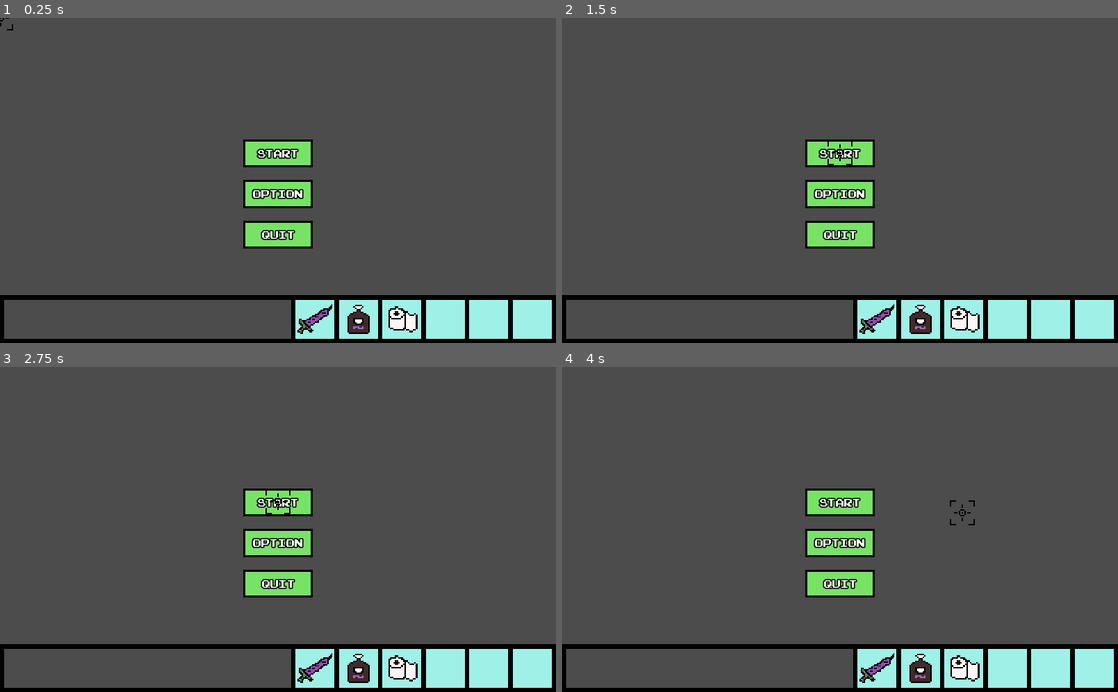
Above: before the commit, frames 1-4 (two rows, left to right).
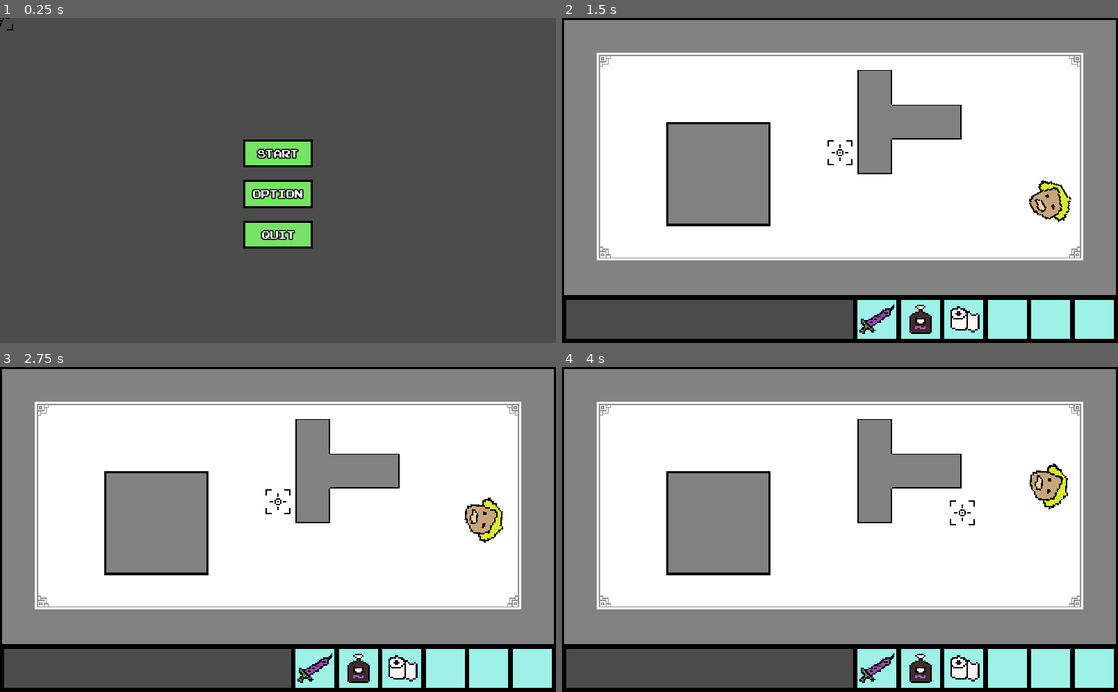
Above: after the commit, the same moments.

Repository: henryliuser/gmtk20
Game: Godot game, scene res://Menu.tscn
Same seed, same stepped clock (60 frames per second), same inputs: the game is played once before the commit and once after it.
Inputs (mouse positions are in pixels of both pictures, inside the frame that each line leads up to):
- Up to frame 1 (0.25 s): no input
- Up to frame 2 (1.5 s): click (840, 154) at 0.5 s; click (840, 154) at 1.27 s
- Up to frame 3 (2.75 s): click (278, 503) at 2.02 s
- Up to frame 4 (4 s): click (840, 542) at 2.77 s; move the mouse to (962, 513) at 3.52 s; hold \ (d_frame_advance) from 3.53 s (still down); click (962, 513) at 3.67 s

The runs differ from the first frame. In frame 1, 8.6% of the frame differs, in the area x 0-100%, y 85-100%; in frame 2, 85%, in the area x 0-100%, y 0-86%; in frame 3, 85%; in frame 4, 85%.
Error before the commit: Parse Error: The identifier "HUD" isn't declared in the current scope. (res://Menu.gd:4)

Commit message:
vaccine yes

Diff:
--- a/Items/Vaccine.gd
+++ b/Items/Vaccine.gd
@@ -1,16 +1,4 @@
 extends Node2D
 
-
-# Declare member variables here. Examples:
-# var a = 2
-# var b = "text"
-
-
-# Called when the node enters the scene tree for the first time.
 func _ready():
-	pass # Replace with function body.
-
-
-# Called every frame. 'delta' is the elapsed time since the previous frame.
-#func _process(delta):
-#	pass
+	pass
--- a/project.godot
+++ b/project.godot
@@ -25,7 +25,7 @@
 
 Debug="*res://global/Debug.tscn"
 Global="*res://global/Global.tscn"
-Hud="*res://global/HUD.tscn"
+HUD="*res://global/HUD.tscn"
 
 [display]
 
